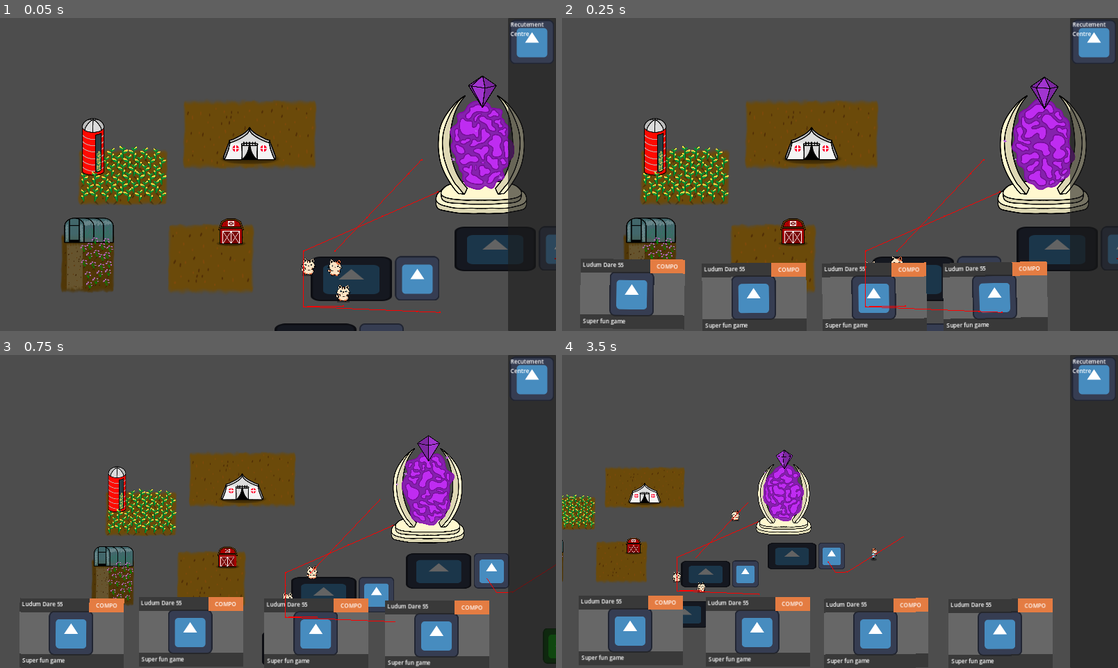
Above: before the commit, frames 1-4 (two rows, left to right).
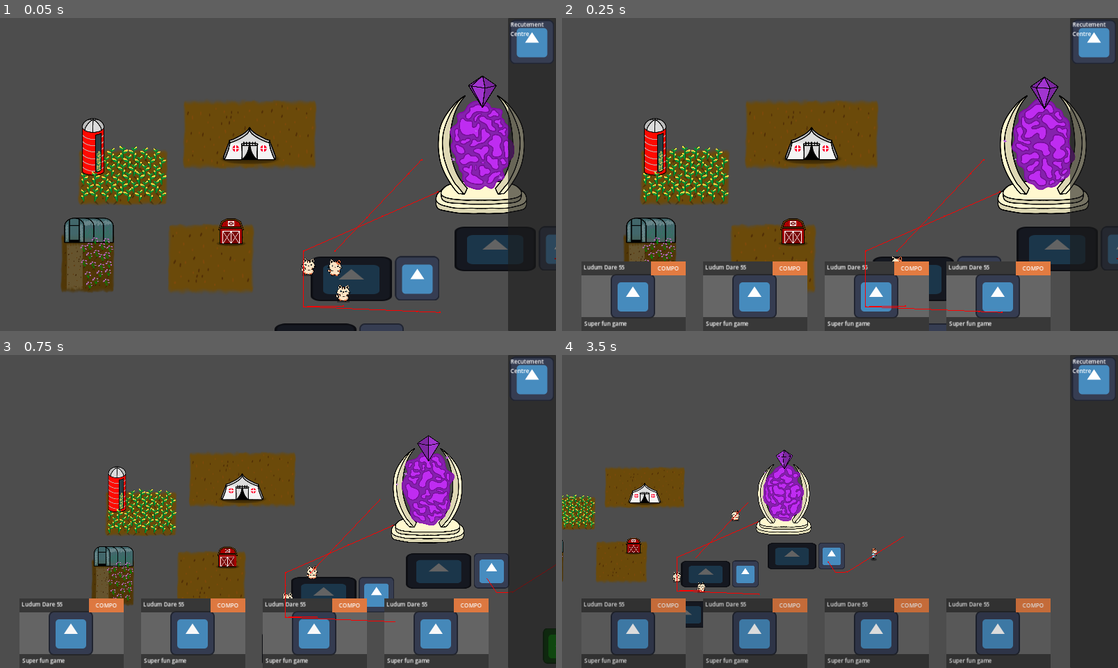
Above: after the commit, the same moments.

Repository: CiaranWoodward/LD55
Game: Godot game, scene res://Map/GameMap.tscn
The game is run twice, just before and just after one commit, with the same random seed, the same clock (stepped at 60 frames per second) and the same inputs. The engine's default icon, where the game draws it, is replaced by a stand-in: a white triangle on a blue panel in a dark square.
Inputs (mouse positions are in pixels of both pictures, inside the frame that each line leads up to):
- Up to frame 1 (0.05 s): no input
- Up to frame 2 (0.25 s): no input
- Up to frame 3 (0.75 s): move the mouse to (400, 495) at 0.52 s; hold Right (ui_right) from 0.53 s (still down); hold Mouse wheel down (zoom_in) from 0.53 s (still down); click (400, 495) at 0.67 s
- Up to frame 4 (3.5 s): release Right (ui_right) at 1.25 s; release Mouse wheel down (zoom_in) at 1.25 s; drag from (728, 527) to (801, 596) at 1.27 s; move the mouse to (895, 442) at 2.02 s; hold Right (ui_right) 2.03-2.75 s; hold Mouse wheel down (zoom_in) 2.03-2.75 s; drag from (812, 574) to (795, 498) at 2.77 s

Frame 1 is identical in both runs. In frame 2, 3.7% of the frame differs, in the area x 3-88%, y 77-100%; in frame 3, 2.3%; in frame 4, 5.8%, in the area x 3-89%, y 76-100%.

Commit message:
Add concept of different end game types

Diff:
--- a/Buildings/EndGame.gd
+++ b/Buildings/EndGame.gd
@@ -1,4 +1,20 @@
 extends Building
+
+enum GameType {
+	WITCHY,
+	SPOOKY,
+	HELLISH,
+	CRYPTIC,
+}
+
+@export var timeout: float = 20.0
+@export var summon_heal: float = 5.0
+@export var summon_count: int = 5
+@export var game_type: GameType = GameType.WITCHY
+@export var dead_modulate: Color = Color(0.2, 0.2, 0.2)
+
+@onready var _current_timeout = timeout
+var _timeout_tween: Tween
 
 var _sticky_lerpval = 0.0
 var _start_gp: Vector2
@@ -10,8 +26,26 @@
 	_start_gp = $Graphic.global_position
 	Global.game_map.games_on_screen_changed.connect(_updated_onscreen)
 	_stick_to_screen()
-	change_queue_count(Global.ResourceType.WITCH, -5)
-	$Graphic/Shaker.childhood_trauma = 0.5
+	_prepare_timeout()
+
+func _prepare_gametype():
+	match game_type:
+		GameType.WITCHY:
+			change_queue_count(Global.ResourceType.WITCH, -summon_count)
+		GameType.SPOOKY:
+			change_queue_count(Global.ResourceType.GHOST, -summon_count)
+		GameType.HELLISH:
+			change_queue_count(Global.ResourceType.DEMON, -summon_count)
+		GameType.CRYPTIC:
+			change_queue_count(Global.ResourceType.SKELETON, -summon_count)
+
+func _prepare_timeout():
+	if _timeout_tween:
+		_timeout_tween.kill()
+	_timeout_tween = create_tween()
+	_timeout_tween.tween_property(self, "_current_timeout", 0.0, _current_timeout)
+	_timeout_tween.parallel().tween_property(self, "modulate", dead_modulate, _current_timeout)
+	_timeout_tween.parallel().tween_property($Graphic/Shaker, "childhood_trauma", 0.7, _current_timeout).set_trans(Tween.TRANS_QUAD).set_ease(Tween.EASE_IN)
 
 func _updated_onscreen(onscreen: bool):
 	if onscreen:
--- a/Global.gd
+++ b/Global.gd
@@ -22,6 +22,10 @@
 	GOLD,
 	CORN,
 	FISH,
+	GHOST,
+	SKELETON,
+	DEMON,
+	LOST_SOUL,
 }
 
 enum PhysicsLayer {
--- a/Utils/shaker.gd
+++ b/Utils/shaker.gd
@@ -29,7 +29,6 @@
 func _shake():
 	var working_trauma = min(trauma + childhood_trauma, 1.0)
 	var amt = pow(working_trauma, trauma_power)
-	print(amt)
 	noise_y += 1
 	rotation = max_roll * amt * noise.get_noise_2d(0,noise_y)
 	offset.x = max_offset.x * amt * noise.get_noise_2d(1000,noise_y)
